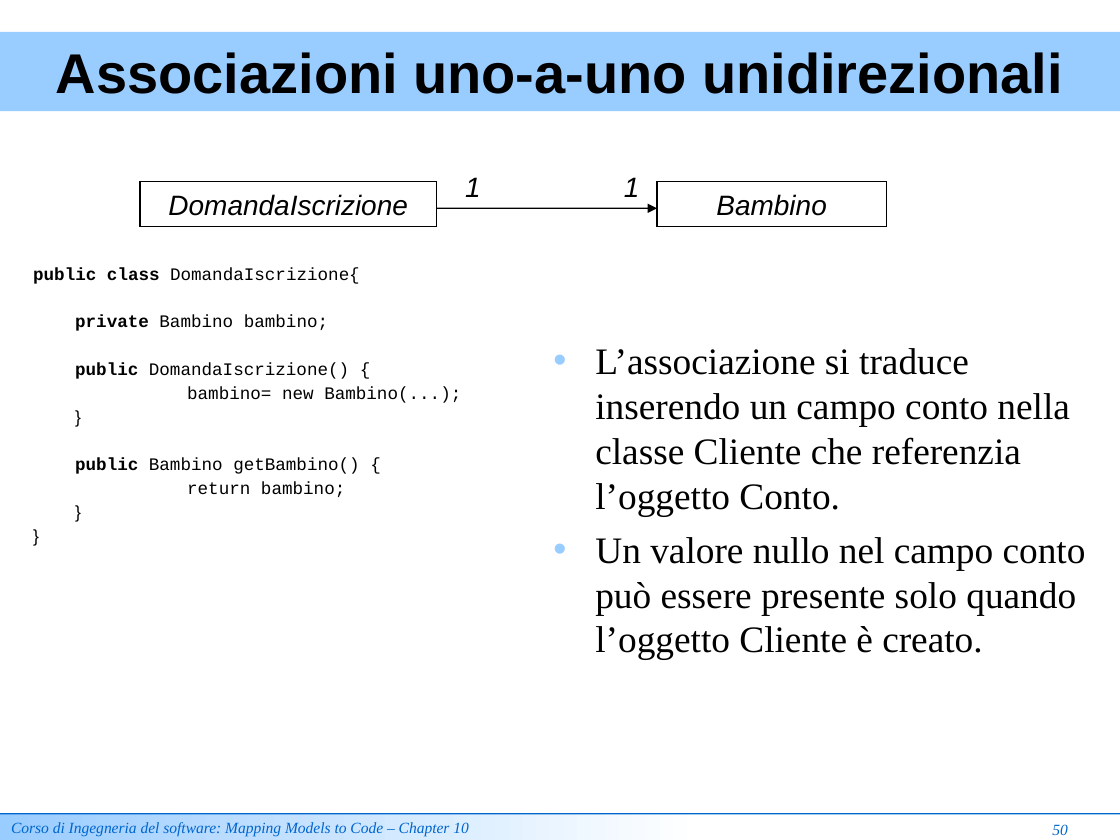
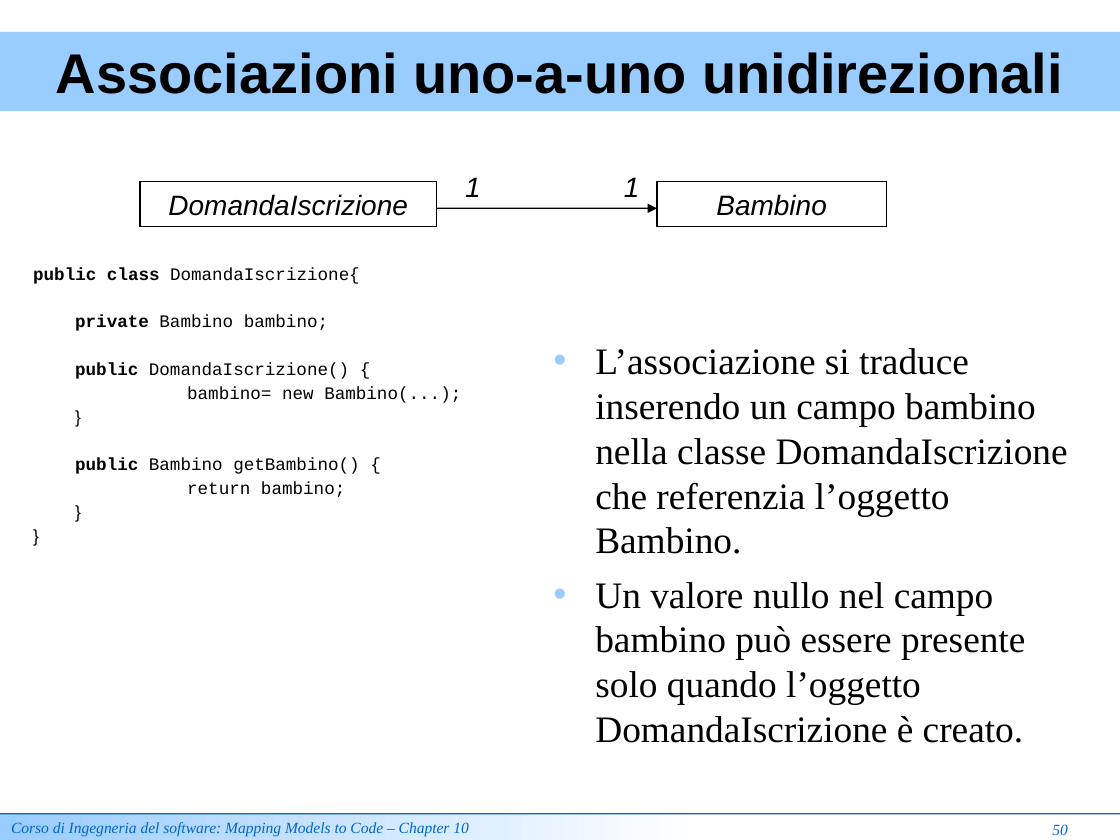
Before and after one commit to ammirate/at-silo, a slide deck: slide 4 of documenti_comuni/Lezione Mapping Models To Code [Review].ppt (slide 52 before the commit). Drawn at 1120x840 pixels with LibreOffice and Linux fonts; fonts in the diff are those of the drawing. Boxes give left, top, right and bottom in pixels: in the first picture for what was removed or moved away, otherwise in the second. Text is boxed around its words. In the diff, an @@ line names an element or a change of style, - is before the commit and + after.

```diff
--- a/documenti_comuni/Lezione Mapping Models To Code [Review].ppt
+++ b/documenti_comuni/Lezione Mapping Models To Code [Review].ppt
@@ text at box(595, 348, 1068, 743): text changed @@
-• L’associazione si traduce inserendo un campo conto nella classe Cliente che referenzia l’oggetto Conto.
-• Un valore nullo nel campo conto può essere presente solo quando l’oggetto Cliente è creato.
+• L’associazione si traduce inserendo un campo bambino nella classe DomandaIscrizione che referenzia l’oggetto Bambino.
+• Un valore nullo nel campo bambino può essere presente solo quando l’oggetto DomandaIscrizione è creato.
```
Also in this commit, not shown: 3 other slides changed, 51 slides removed.
